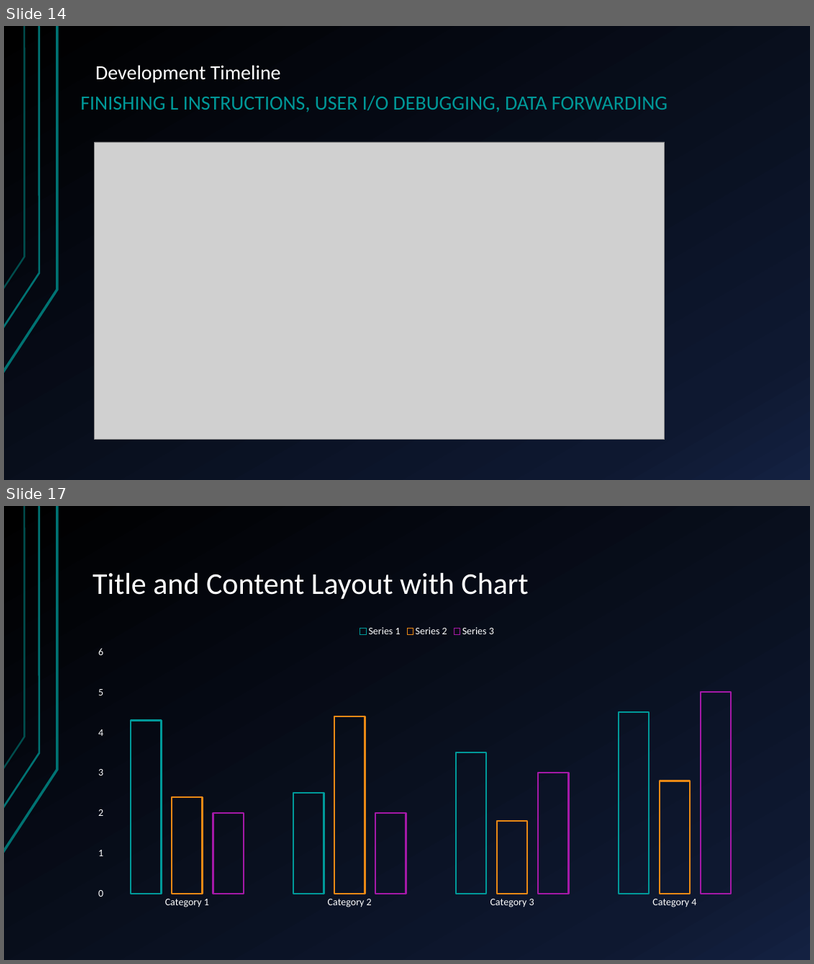
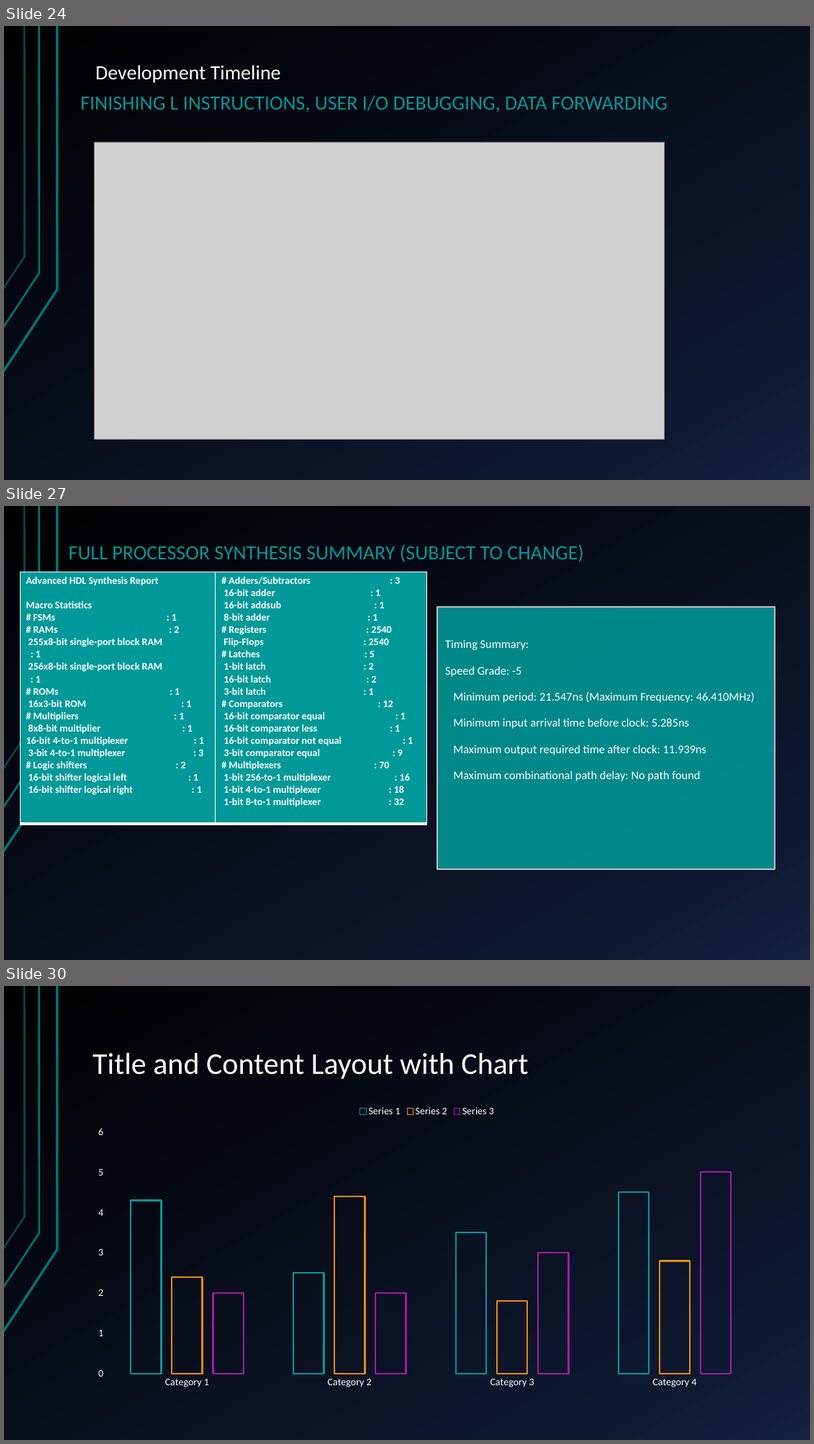
Before and after one commit to HansSanitizer/CENG-450-Project, a slide deck: Documentation/Long-Mann 16-Bit RISC Processor.pptx. Shown one above the other, each under a label of ours: slides 14 and 17 before the commit, slides 24, 27 and 30 after it; the slides between them are not shown. The pictures are 814x964 and 814x1444 pixels, drawn with LibreOffice and Linux fonts; fonts in the diff are those of the drawing; grey boxes stand for pictures. Boxes give left, top, right and bottom in pixels: in the first picture for what was removed or moved away, otherwise in the second. Text is boxed around its words. In the diff, an @@ line names an element or a change of style, - is before the commit and + after.

```diff
--- a/Documentation/Long-Mann 16-Bit RISC Processor.pptx
+++ b/Documentation/Long-Mann 16-Bit RISC Processor.pptx
@@ slide 27 added at bbox=[4, 506, 810, 960], background gradient #000000 to #0F1931 to #142242; not listed: 3 template elements that a slide beside it also shows @@
@@ text added at bbox=[69, 545, 584, 562], 24 pt, text #009999 @@
+FULL PROCESSOR SYNTHESIS SUMMARY (SUBJECT TO CHANGE)
@@ table added at bbox=[20, 572, 427, 824], 1 rows, 2 columns @@
+Advanced HDL Synthesis Report / Macro Statistics / # FSMs : 1 / # RAMs : 2 / 255x8-bit single-port block RAM : 1 / 256x8-bit single-port block RAM : 1 / # ROMs : 1 / 16x3-bit ROM : 1 / # Multipliers : 1 / 8x8-bit multiplier : 1 / 16-bit 4-to-1 multiplexer : 1 / 3-bit 4-to-1 multiplexer : 3 / # Logic shifters : 2 / 16-bit shifter logical left : 1 / 16-bit shifter logical right : 1 | # Adders/Subtractors : 3 / 16-bit adder : 1 / 16-bit addsub : 1 / 8-bit adder : 1 / # Registers : 2540 / Flip-Flops : 2540 / # Latches : 5 / 1-bit latch : 2 / 16-bit latch : 2 / 3-bit latch : 1 / # Comparators : 12 / 16-bit comparator equal : 1 / 16-bit comparator less : 1 / 16-bit comparator not equal : 1 / 3-bit comparator equal : 9 / # Multiplexers : 70 / 1-bit 256-to-1 multiplexer : 16 / 1-bit 4-to-1 multiplexer : 18 / 1-bit 8-to-1 multiplexer : 32
@@ rectangle added at bbox=[70, 603, 286, 770], fill #009999 at 88% opacity, outline #C0C0C0 2 pt @@
@@ rectangle added at bbox=[437, 607, 774, 869], fill #009999 at 88% opacity, outline #C0C0C0 2 pt, 14 pt, text #FFFFFF @@
+Timing Summary:
+Speed Grade: -5
+Minimum period: 21.547ns (Maximum Frequency: 46.410MHz)
+Minimum input arrival time before clock: 5.285ns
+Maximum output required time after clock: 11.939ns
+Maximum combinational path delay: No path found
@@ what was slide 14 is now slide 24 @@
@@ what was slide 17 is now slide 30 @@
```
Also in this commit, not shown: 4 slides changed, 13 other slides added, 1 slide removed.
